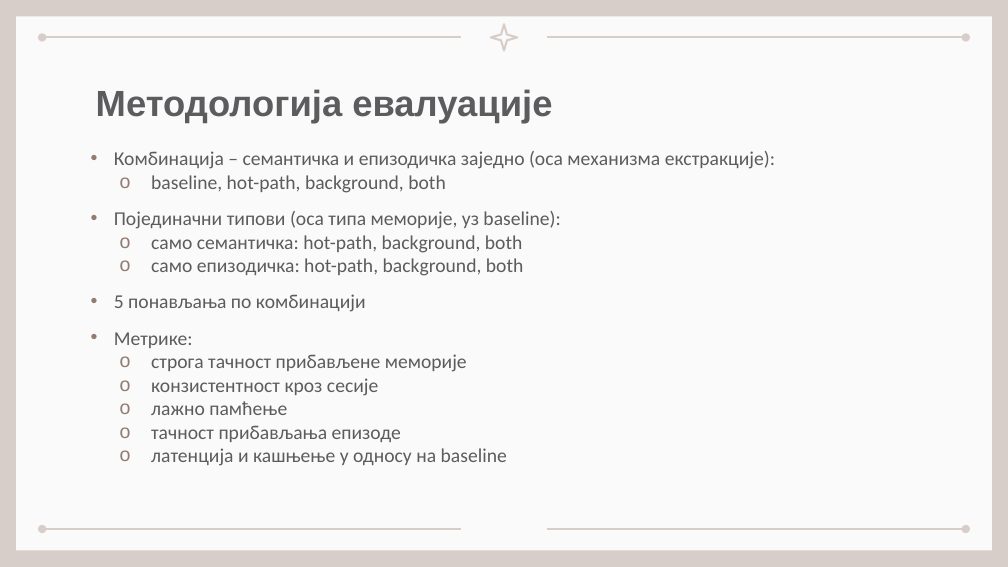
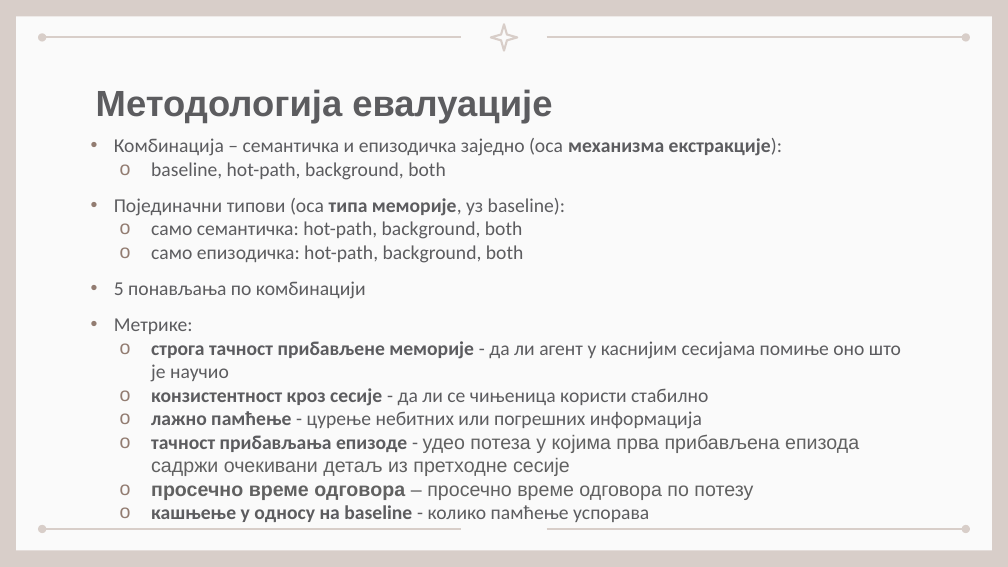
Before and after one commit to malinica/Master, a slide deck: slide 18 of Prezentacija.pptx. Drawn at 1008x567 pixels with LibreOffice and Linux fonts; fonts in the diff are those of the drawing. Boxes give left, top, right and bottom in pixels: in the first picture for what was removed or moved away, otherwise in the second. Text is boxed around its words. In the diff, an @@ line names an element or a change of style, - is before the commit and + after.

Commit message:
update presentation

```diff
--- a/Prezentacija.pptx
+++ b/Prezentacija.pptx
@@ text "Комбинација – семантичка и епизодичка ...": place and size @@
-text "Комбинација – семантичка и епизодичка ..." at <box>114,151,775,466</box>
+text "Комбинација – семантичка и епизодичка ..." at <box>114,138,901,522</box>
@@ text at <box>114,138,782,216</box>: bold on in "механизма екстракције):", "типа меморије," @@
@@ text at <box>151,341,901,522</box>: text changed @@
-                o строга тачност прибављене меморије
-                o конзистентност кроз сесије
-                o лажно памћење
-                o тачност прибављања епизоде
-                o латенција и кашњење у односу на baseline
+                o строга тачност прибављене меморије - да ли агент у каснијим сесијама помиње оно што је научио
+                o конзистентност кроз сесије - да ли се чињеница користи стабилно
+                o лажно памћење - цурење небитних или погрешних информација
+                o тачност прибављања епизоде - удео потеза у којима прва прибављена епизода садржи очекивани детаљ из претходне сесије
+                o просечно време одговора – просечно време одговора по потезу
+                o кашњење у односу на baseline - колико памћење успорава
```
Also in this commit, not shown: 1 other slide changed.
